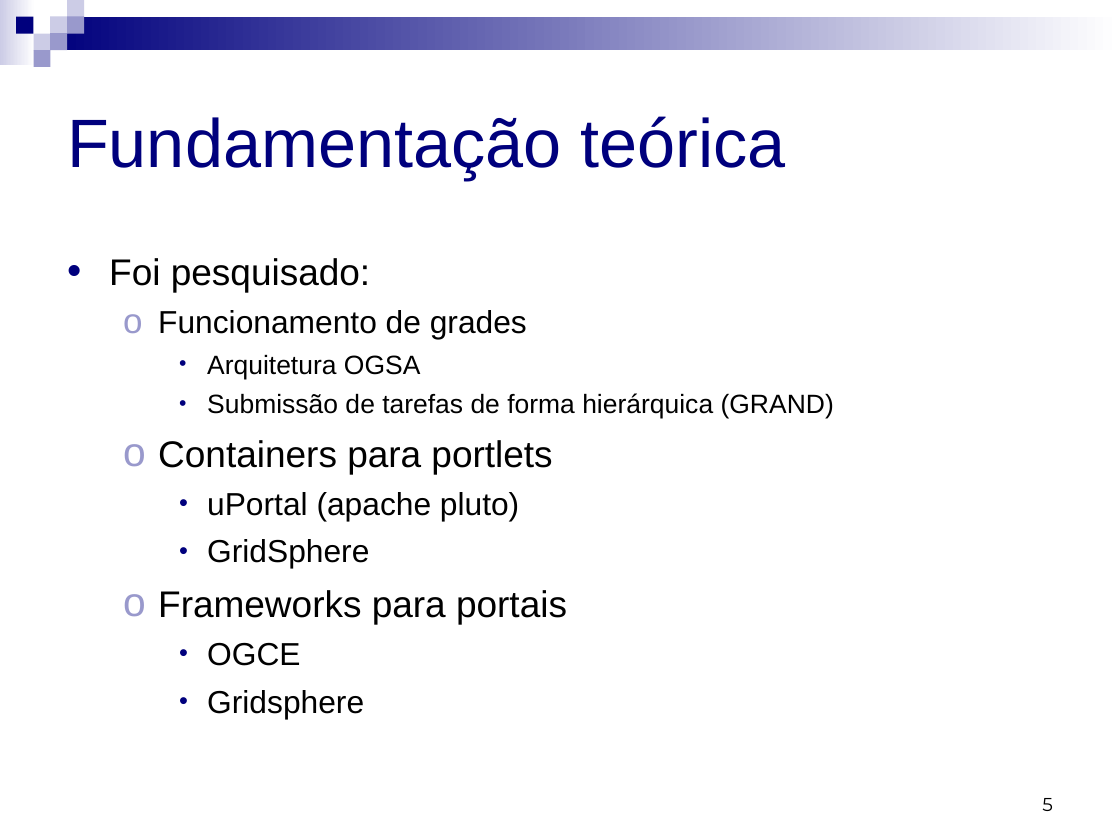
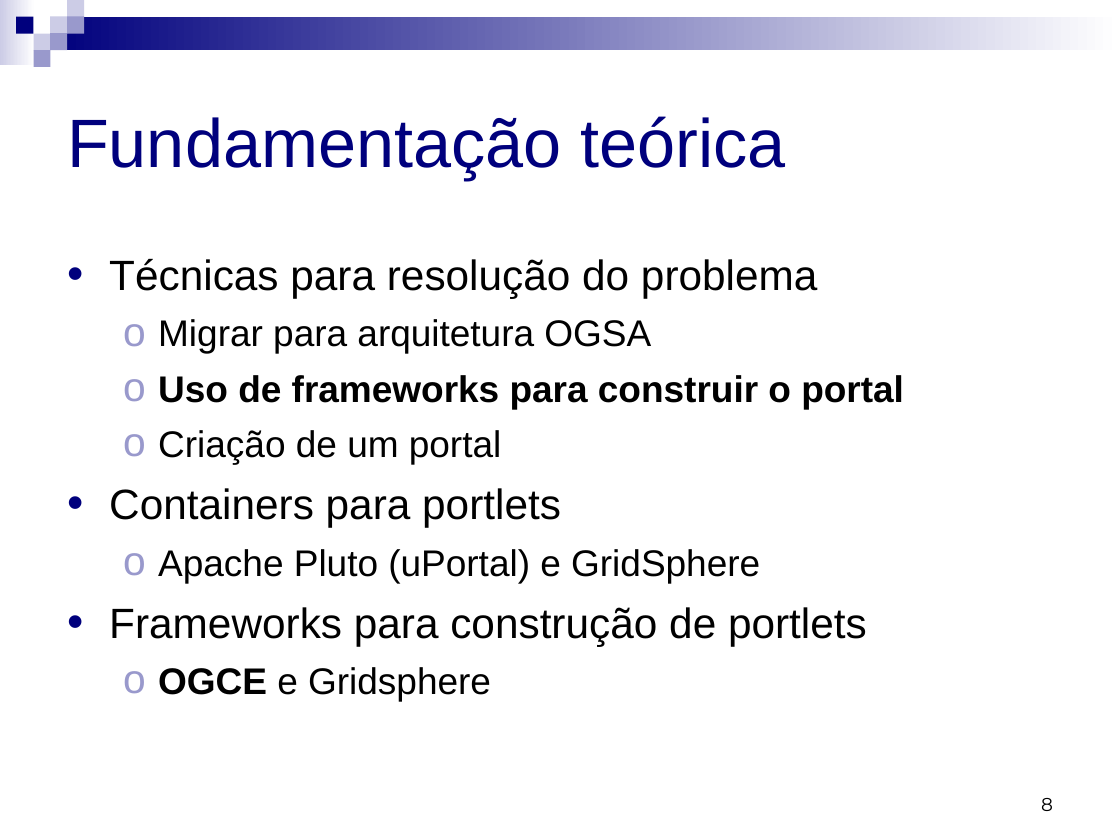
Before and after one commit to micheldavid/tcc-michel, a slide deck: slide 8 of Defesa/Michel David da Costa - Defesa - Apresentação.ppt (slide 5 before the commit). Drawn at 1120x840 pixels with LibreOffice and Linux fonts; fonts in the diff are those of the drawing. Boxes give left, top, right and bottom in pixels: in the first picture for what was removed or moved away, otherwise in the second. Text is boxed around its words. In the diff, an @@ line names an element or a change of style, - is before the commit and + after.

```diff
--- a/Defesa/Michel David da Costa - Defesa - Apresentação.ppt
+++ b/Defesa/Michel David da Costa - Defesa - Apresentação.ppt
@@ text at (109,258,904,464): text changed; size 17 to 23.8 pt @@
-• Foi pesquisado:
-  ο Funcionamento de grades
-    • Arquitetura OGSA
-    • Submissão de tarefas de forma hierárquica (GRAND)
+• Técnicas para resolução do problema
+  ο Migrar para arquitetura OGSA
+  ο Uso de frameworks para construir o portal
+  ο Criação de um portal
@@ text at (109,488,561,527): size 23.8 to 27.2 pt in "Containers para portlets"; bullet ο to •; list level 2 to 1 in "Containers para portlets"; bullet colour #9999CC to #00007D @@
@@ text at (109,549,867,701): text changed; size 20.4 to 23.8 pt @@
-    • uPortal (apache pluto)
-    • GridSphere
-  ο Frameworks para portais
-    • OGCE
-    • Gridsphere
+  ο Apache Pluto (uPortal) e GridSphere
+• Frameworks para construção de portlets
+  ο OGCE e Gridsphere
@@ page number at (1041,798,1053,811): text changed @@
-5
+8
```
Also in this commit, not shown: 3 other slides changed, 17 slides added, 7 slides removed, 1 other file.
